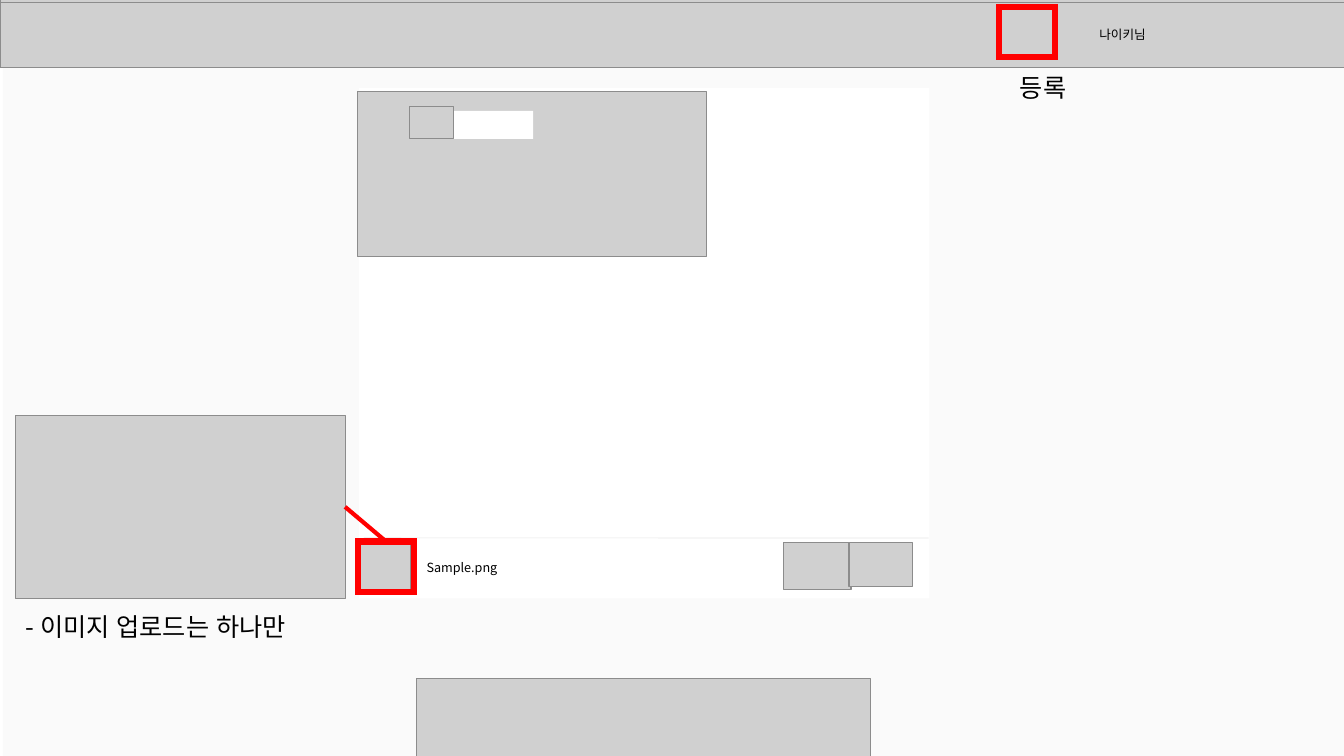
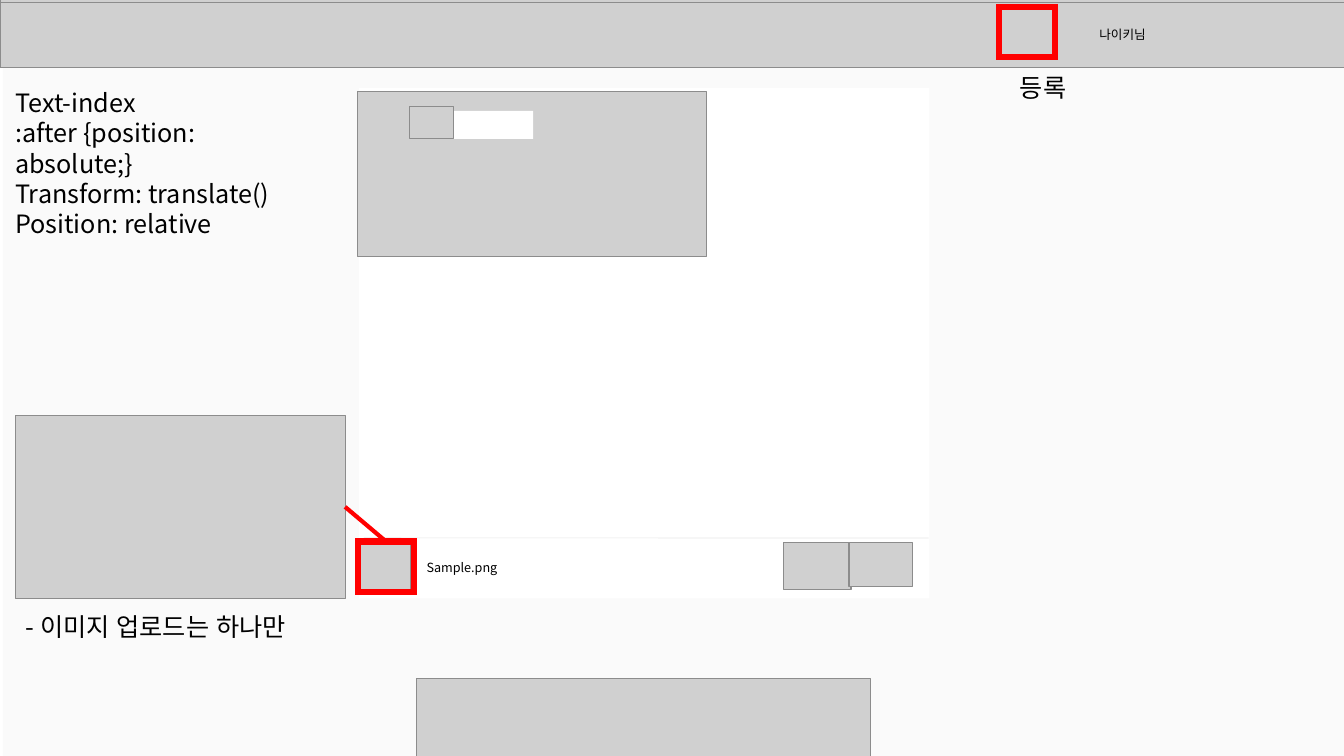
Before and after one commit to sumn-2020/lecture, a slide deck: slide 6 of 화면가이드.pptx. Drawn at 1344x756 pixels with LibreOffice and Linux fonts; fonts in the diff are those of the drawing; grey boxes stand for pictures. Boxes give left, top, right and bottom in pixels: in the first picture for what was removed or moved away, otherwise in the second. Text is boxed around its words. In the diff, an @@ line names an element or a change of style, - is before the commit and + after.

```diff
--- a/화면가이드.pptx
+++ b/화면가이드.pptx
@@ text added at [15,92,269,234], 18 pt, text #000000 @@
+Text-index
+:after {position: absolute;}
+Transform: translate()
+Position: relative
```
Also in this commit, not shown: 4 other slides changed.
